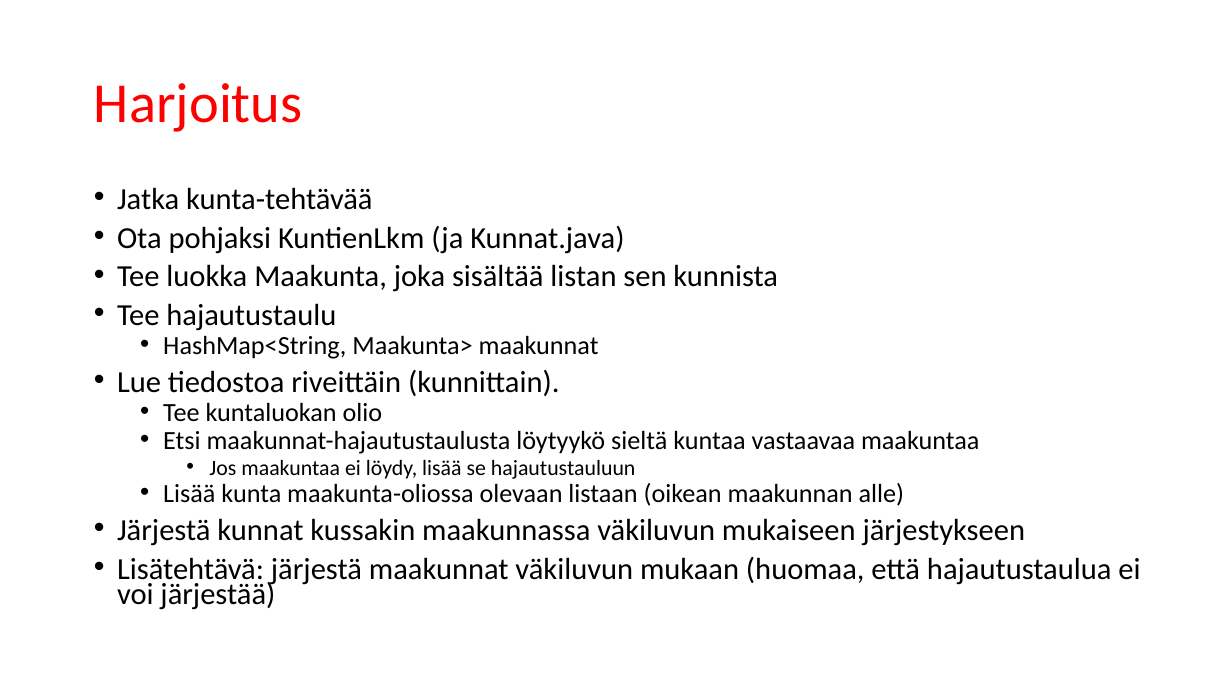
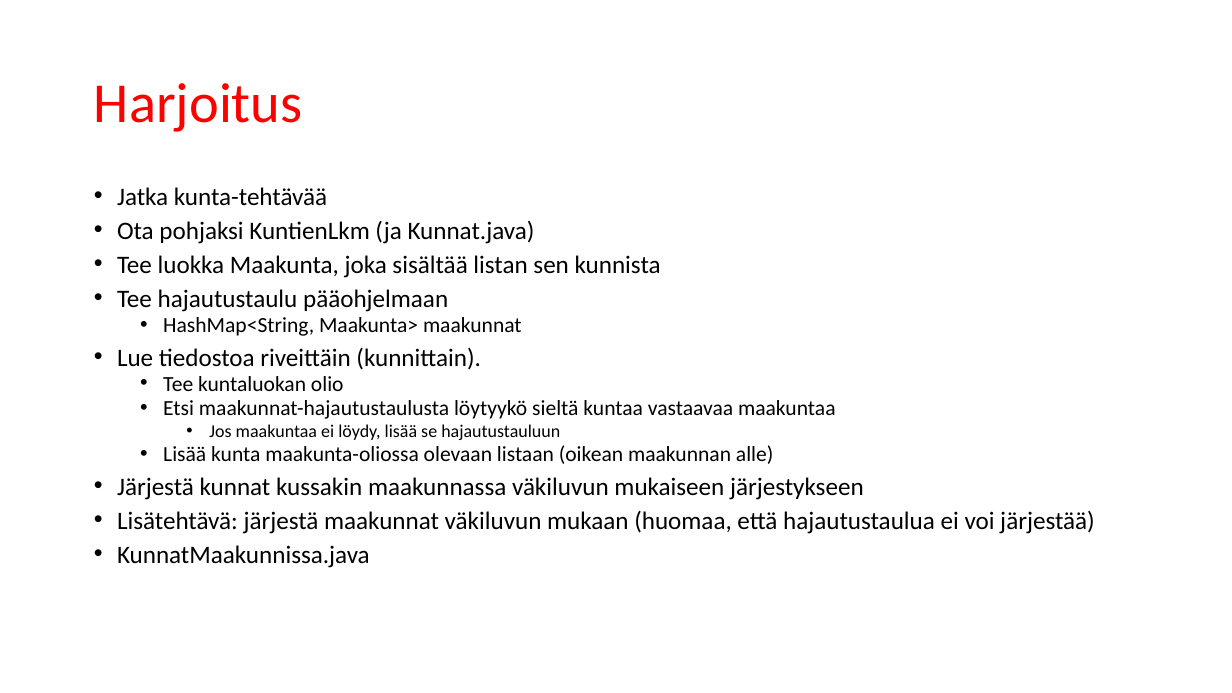
Before and after one commit to lpemake/TrakTite24, a slide deck: slide 116 of Tietorakenteet ja algoritmit 2025.pptx. Drawn at 1232x693 pixels with LibreOffice and Linux fonts; fonts in the diff are those of the drawing. Boxes give left, top, right and bottom in pixels: in the first picture for what was removed or moved away, otherwise in the second. Text is boxed around its words. In the diff, an @@ line names an element or a change of style, - is before the commit and + after.

```diff
--- a/Tietorakenteet ja algoritmit 2025.pptx
+++ b/Tietorakenteet ja algoritmit 2025.pptx
@@ text at (117, 187, 1095, 534): size 23.8 to 19.6 pt in "Jatka kunta-tehtävää", "Ota pohjaksi KuntienLkm (ja Kunnat.java)", "Tee luokka Maakunta, joka sisältää listan sen ...", "Lue tiedostoa riveittäin (kunnittain)." and 2 more places; size 20.4 to 16.8 pt in "HashMap<String, Maakunta> maakunnat", "Tee kuntaluokan olio", "Etsi maakunnat-hajautustaulusta löytyykö sieltä kuntaa vasta ...", "Lisää kunta maakunta-oliossa olevaan listaan (oikean maakunn ..."; size 17 to 14 pt in "Jos maakuntaa ei löydy, lisää se hajautustauluun" @@
@@ text at (117, 289, 448, 312): text changed; size 23.8 to 19.6 pt @@
-• Tee hajautustaulu
+• Tee hajautustaulu pääohjelmaan
@@ text at (117, 545, 370, 568): paragraph added @@
+• KunnatMaakunnissa.java
```
Also in this commit, not shown: 2 other files.
